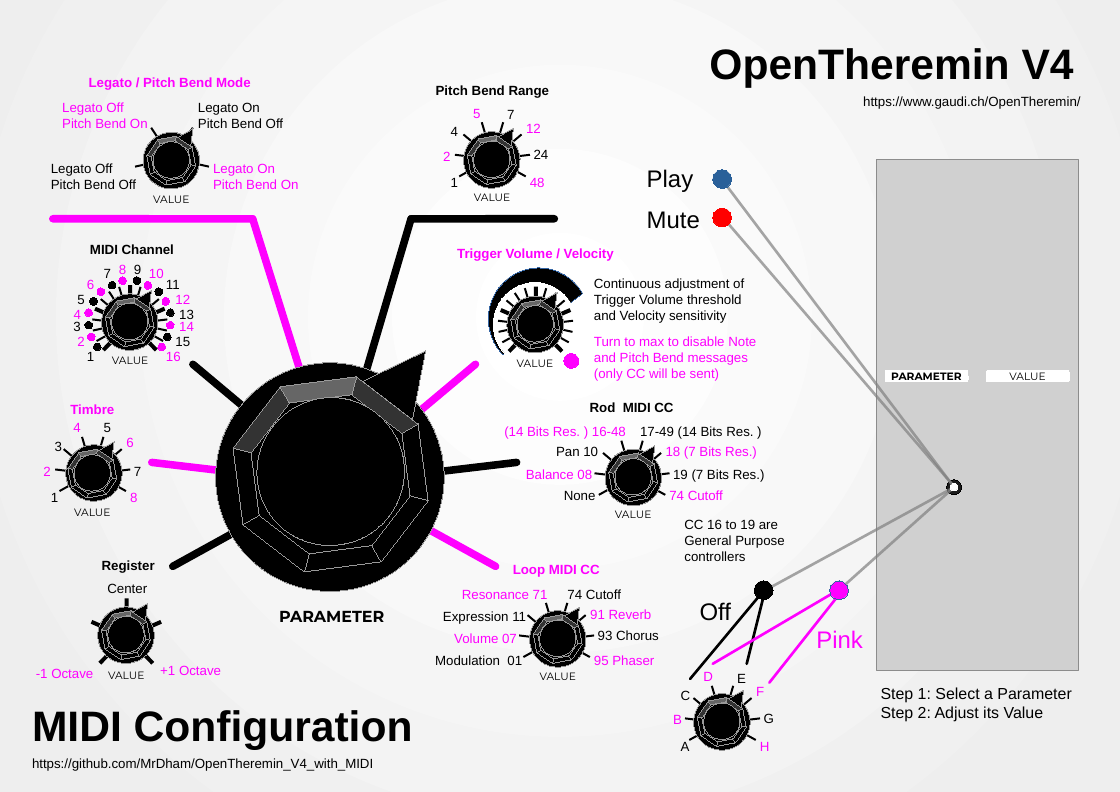
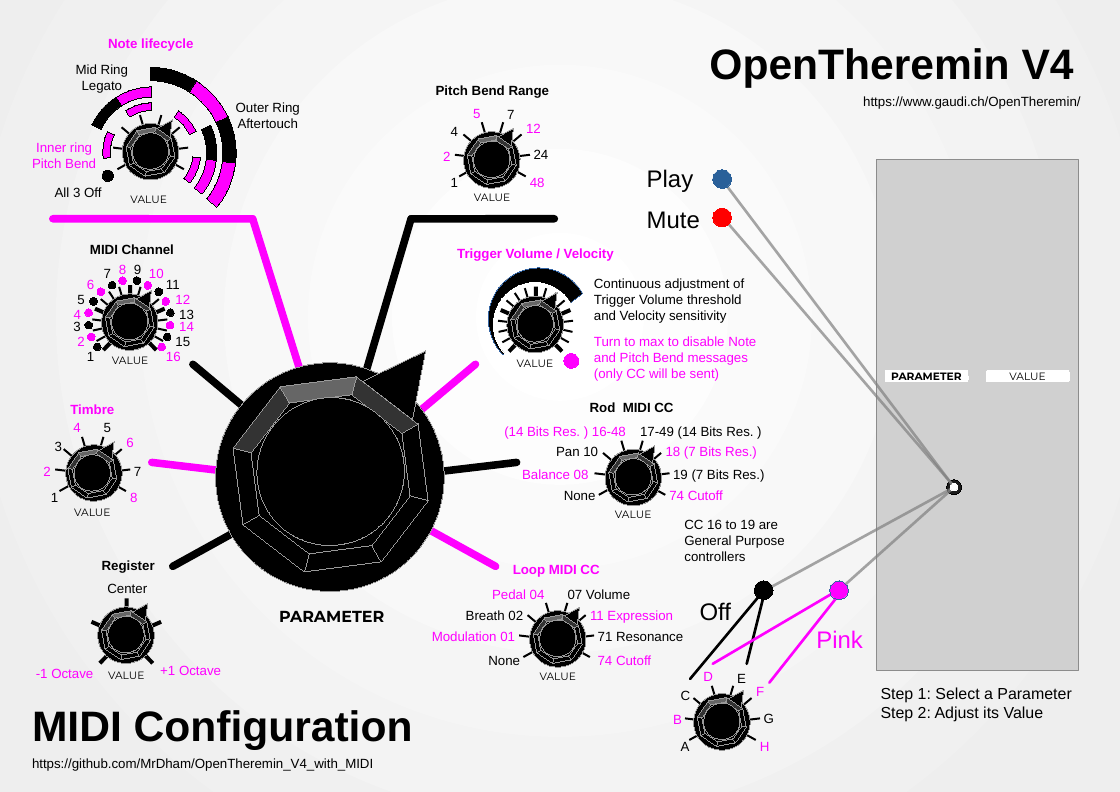
Before and after one commit to MrDham/OpenTheremin_V4_with_MIDI, a slide deck: slide 1 of Antiseche open theremin PnB.odp. Drawn at 1120x792 pixels with LibreOffice and Linux fonts; fonts in the diff are those of the drawing; grey boxes stand for pictures. Boxes give left, top, right and bottom in pixels: in the first picture for what was removed or moved away, otherwise in the second. Text is boxed around its words. In the diff, an @@ line names an element or a change of style, - is before the commit and + after.

```diff
--- a/Antiseche open theremin PnB.odp
+++ b/Antiseche open theremin PnB.odp
@@ text added at (108,38,193,51), 10 pt, text #FF00FF, bold @@
+Note lifecycle
@@ text removed at (89,77,251,90) @@
-Legato / Pitch Bend Mode
@@ text removed at (62,102,148,128) @@
-Legato Off
-Pitch Bend On
@@ 2 ellipses, 1 triangle, 1 freeform shape: place and size @@
-2 ellipses, 1 triangle, 1 freeform shape at (132,121,210,200)
+2 ellipses, 1 triangle, 1 freeform shape at (112,113,190,191)
@@ line moved from (193, 127) - (171, 160) to (161, 115) - (150, 152) @@
@@ text removed at (198,102,283,128) @@
-Legato On
-Pitch Bend Off
@@ group added at (30,32,299,274): 12 arch (boxed as its full ring)s, 4 lines, 2 texts @@
+Mid Ring
+Legato
+Outer Ring
+Aftertouch
@@ text at (32,142,96,168): text changed; text colour #000000 to #FF00FF @@
-Legato Off
-Pitch Bend Off
+Inner ring
+Pitch Bend
@@ line moved from (135, 167) - (172, 158) to (188, 148) - (150, 152) @@
@@ line moved from (151, 127) - (172, 160) to (180, 127) - (150, 152) @@
@@ ellipse added at (101,168,115,182), fill #000000, outline #000000 0 pt @@
@@ line moved from (209, 167) - (171, 158) to (184, 170) - (150, 150) @@
@@ text removed at (213,163,299,189) @@
-Legato On
-Pitch Bend On
@@ text added at (55,187,101,197), 10 pt, text #000000 @@
+All 3 Off
@@ text "VALUE": place and size @@
-text "VALUE" at (153,195,189,203)
+text "VALUE" at (130,195,166,203)
@@ text "Balance 08": place and size @@
-text "Balance 08" at (526,469,592,479)
+text "Balance 08" at (522,469,589,479)
@@ text removed at (462,590,548,599) @@
-Resonance 71
@@ text added at (492,589,545,599), 10 pt, text #FF00FF @@
+Pedal 04
@@ text at (568,589,630,599): text changed; text colour #FF00FF to #000000 @@
-Volume 07
+07 Volume
@@ text "Modulation 01": place and size @@
-text "Modulation 01" at (435,655,522,665)
+text "Modulation 01" at (432,631,515,641)
@@ text "Modulation 01" at (432,631,515,641): text colour #000000 to #FF00FF @@
@@ text added at (466,610,523,620), 10 pt, text #000000 @@
+Breath 02
@@ text at (590,610,673,623): text changed; text colour #000000 to #FF00FF @@
-Expression 11
+11 Expression
@@ text removed at (590,609,652,619) @@
-91 Reverb
@@ text added at (488,656,520,665), 10 pt, text #000000 @@
+None
@@ text "74 Cutoff" at (598,655,651,665): text colour #000000 to #FF00FF @@
@@ text "74 Cutoff": place and size @@
-text "74 Cutoff" at (567,589,621,599)
+text "74 Cutoff" at (598,655,651,665)
@@ text removed at (594,655,654,665) @@
-95 Phaser
@@ text at (598,632,683,641): text changed @@
-93 Chorus
+71 Resonance
```
Also in this commit, not shown: 1 other file.
